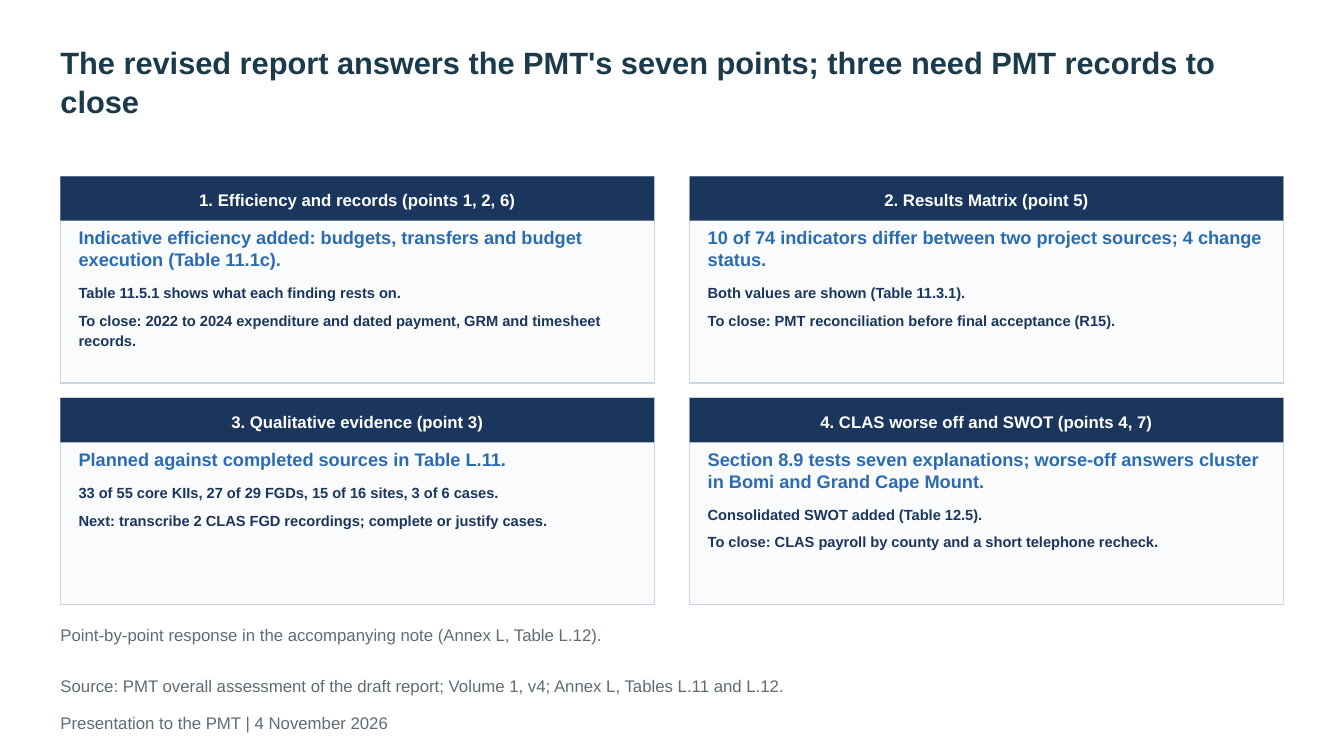
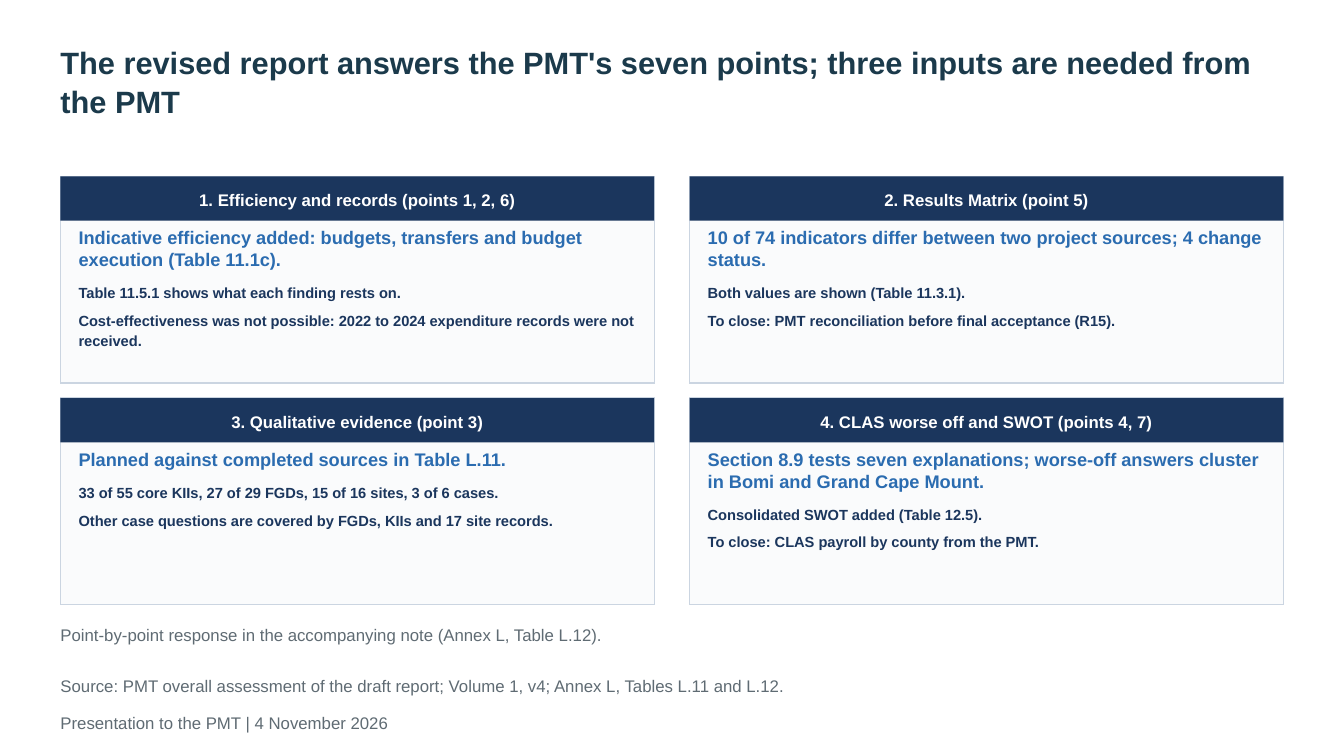
Before and after one commit to kokouekpinda/kokouekpinda, a slide deck: slide 6 of deliverables/REALISE_PMT_Presentation_v5.pptx (slide 5 before the commit). Drawn at 1344x756 pixels with LibreOffice and Linux fonts; fonts in the diff are those of the drawing. Boxes give left, top, right and bottom in pixels: in the first picture for what was removed or moved away, otherwise in the second. Text is boxed around its words. In the diff, an @@ line names an element or a change of style, - is before the commit and + after.

```diff
--- a/deliverables/REALISE_PMT_Presentation_v5.pptx
+++ b/deliverables/REALISE_PMT_Presentation_v5.pptx
@@ title at (60, 51, 1250, 114): text changed @@
-The revised report answers the PMT's seven points; three need PMT records to close
+The revised report answers the PMT's seven points; three inputs are needed from the PMT
@@ text at (79, 315, 634, 346): text changed @@
-To close: 2022 to 2024 expenditure and dated payment, GRM and timesheet records.
+Cost-effectiveness was not possible: 2022 to 2024 expenditure records were not received.
@@ text at (79, 515, 553, 529): text changed @@
-Next: transcribe 2 CLAS FGD recordings; complete or justify cases.
+Other case questions are covered by FGDs, KIIs and 17 site records.
@@ text at (708, 536, 1039, 550): text changed @@
-To close: CLAS payroll by county and a short telephone recheck.
+To close: CLAS payroll by county from the PMT.
```
Also in this commit, not shown: 7 other slides changed, 11 slides added, 3 slides removed, 7 other files.
